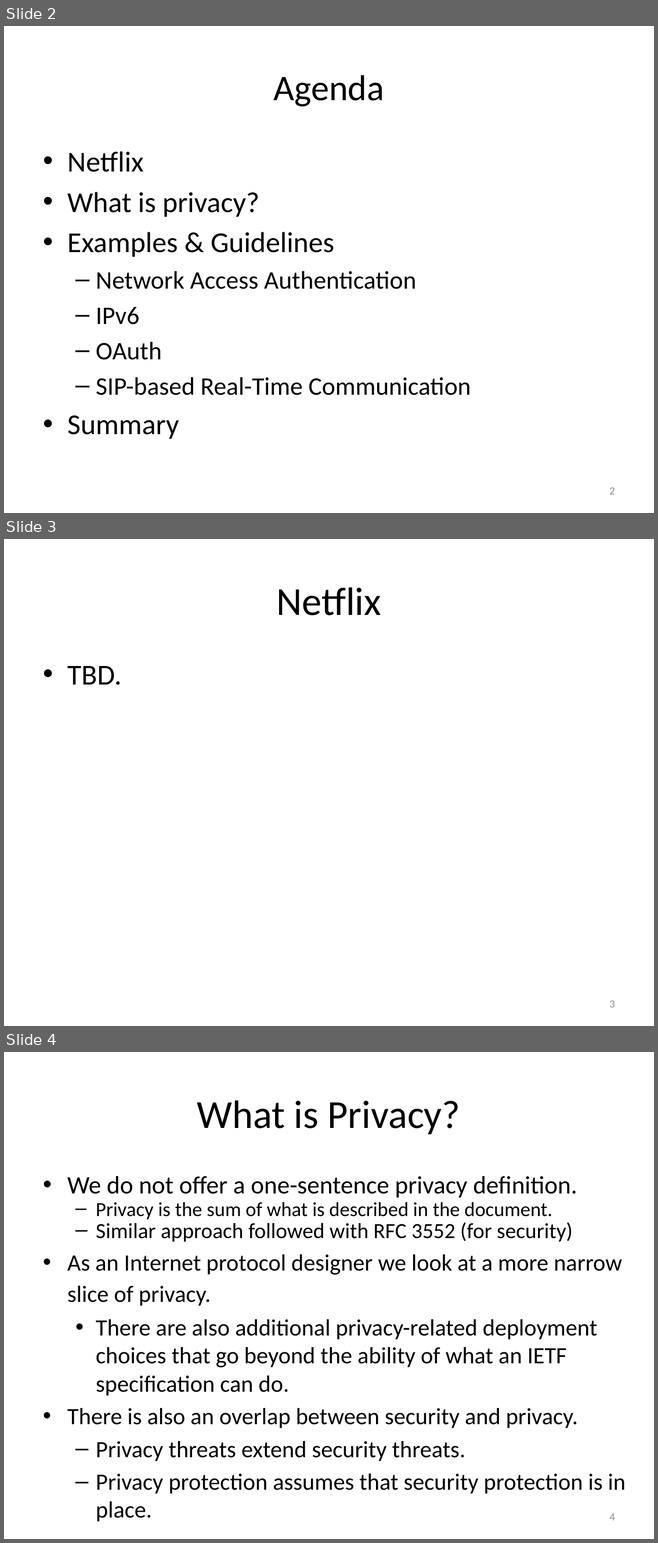
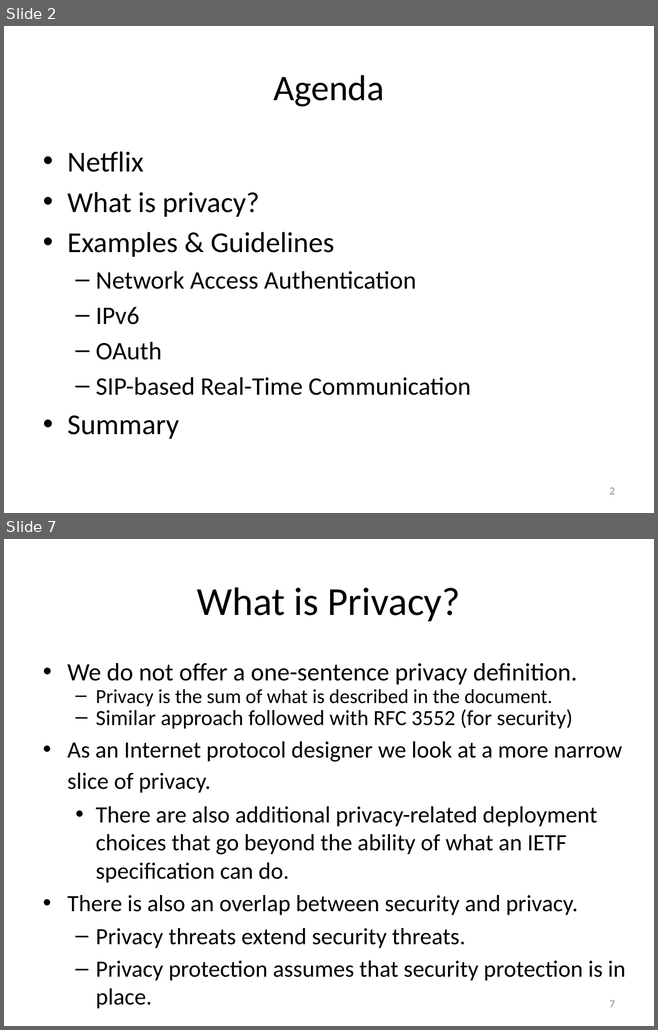
Before and after one commit to hannestschofenig/tschofenig-ids, a slide deck: PrivacyTutorial/iab-privacy-considerations.pptx. Shown one above the other, each under a label of ours: slides 2, 3 and 4 before the commit, slides 2 and 7 after it; the slides between them are not shown. The pictures are 658x1543 and 658x1030 pixels, drawn with LibreOffice and Linux fonts; fonts in the diff are those of the drawing. Boxes give left, top, right and bottom in pixels: in the first picture for what was removed or moved away, otherwise in the second. Text is boxed around its words. In the diff, an @@ line names an element or a change of style, - is before the commit and + after.

Commit message:
Incorporated the Netflix example.

```diff
--- a/PrivacyTutorial/iab-privacy-considerations.pptx
+++ b/PrivacyTutorial/iab-privacy-considerations.pptx
@@ slide 3 removed at (4, 539, 654, 1026), background #FFFFFF @@
@@ title removed at (276, 587, 381, 616) @@
-Netflix
@@ text removed at (67, 666, 121, 685) @@
-• TBD.
@@ page number removed at (609, 1001, 614, 1008) @@
-3
@@ what was slide 4 is now slide 7 @@
@@ page number at (609, 1001, 614, 1008): text changed @@
-4
+7
```
Also in this commit, not shown: 1 slide changed, 4 slides added.
